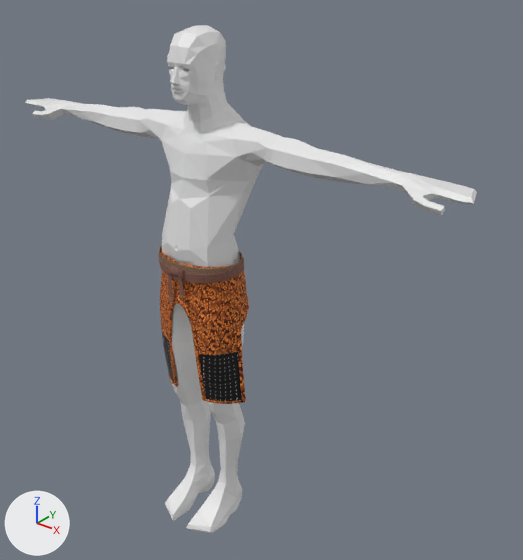
Two versions of the Blender file BlendFiles/Assets/combined.blend, one commit apart.
The view is the same before and after, from a camera (50 mm lens) standing at (6.14, -6.48, 8.15) and looking at (0.64, 0.4, 3.88). The axes (+X, +Y, +Z) are drawn at lower left. The lights are the same throughout.

Before the edit, the objects in view are built like this:
```python
me_circle_001 = bpy.data.meshes.new('Circle.001')
me_circle_001.from_pydata(...)  # 3204 vertices, 3064 faces; spans x -0.98..0.98, y -1.19..0.39, z -0.72..0.17
me_circle_001.polygons.foreach_set('use_smooth', [True] * 3064)
me_circle_001.materials.append(mat_material_001)
me_human_male_tpose = bpy.data.meshes.new('human_male_tpose')
me_human_male_tpose.from_pydata(...)  # 712 vertices, 1400 faces; spans x -8.8..8.8, y -1.9..1.3, z 0.0..17.3
me_human_male_tpose_005 = bpy.data.meshes.new('human_male_tpose.005')
me_human_male_tpose_005.from_pydata(...)  # 2252 vertices, 2148 faces; spans x -1.81..1.81, y -1.35..1.19, z 5.38..10.47
me_human_male_tpose_005.polygons.foreach_set('use_smooth', [True] * 2148)
me_human_male_tpose_005.materials.append(mat_material)
ob_circle_001 = bpy.data.objects.new('Circle.001', me_circle_001)
ob_circle_001.location = (0.0, 0.16, 4.18)
ob_circle_001.scale = (0.647, 0.647, 0.647)
ob_human_male_tpose = bpy.data.objects.new('human_male_tpose', me_human_male_tpose)
ob_human_male_tpose.location = (0.0, 0.0, 0.0)
ob_human_male_tpose.scale = (0.411, 0.411, 0.411)
ob_human_male_tpose_004 = bpy.data.objects.new('human_male_tpose.004', me_human_male_tpose_005)
ob_human_male_tpose_004.location = (0.0, 0.0, 0.0)
ob_human_male_tpose_004.scale = (0.41, 0.41, 0.41)
```
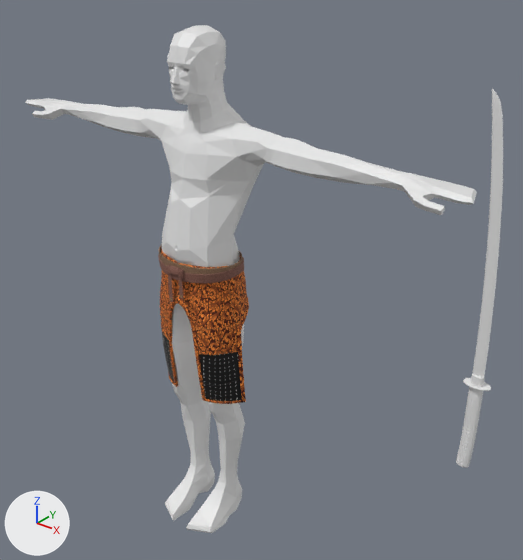
What differs and where, as boxes [x1, y1, x2, y2] in the pictures (523 x 560 px):
```json
{"object": "Katana", "change": "added", "after": [456, 89, 503, 468]}
```

Scene script edits in JSON lines:
```json
{"op": "add", "block": "mat_material_002", "code": ["mat_material_002 = principled_material('Material.002')", "mat_material_002.base_color = (0.8, 0.8, 0.8)  # white #e7e7e7"]}
{"op": "add", "block": "me_mesh_006", "code": ["me_mesh_006 = bpy.data.meshes.new('Mesh.006')", "me_mesh_006.from_pydata(...)  # 2846 vertices, 2397 faces; spans x -2.04..2.13, y -0.19..0.24, z -0.09..0.09", "me_mesh_006.polygons.foreach_set('use_smooth', [True] * 2397)", "me_mesh_006.materials.append(mat_material_002)  # its picture is missing"]}
{"op": "add", "block": "ob_katana", "code": ["ob_katana = bpy.data.objects.new('Katana', me_mesh_006)", "ob_katana.location = (3.85, 0.0, 4.73)", "ob_katana.rotation_euler = (1.571, -1.571, 0.0)  # degrees (90, -90, 0)"]}
```
